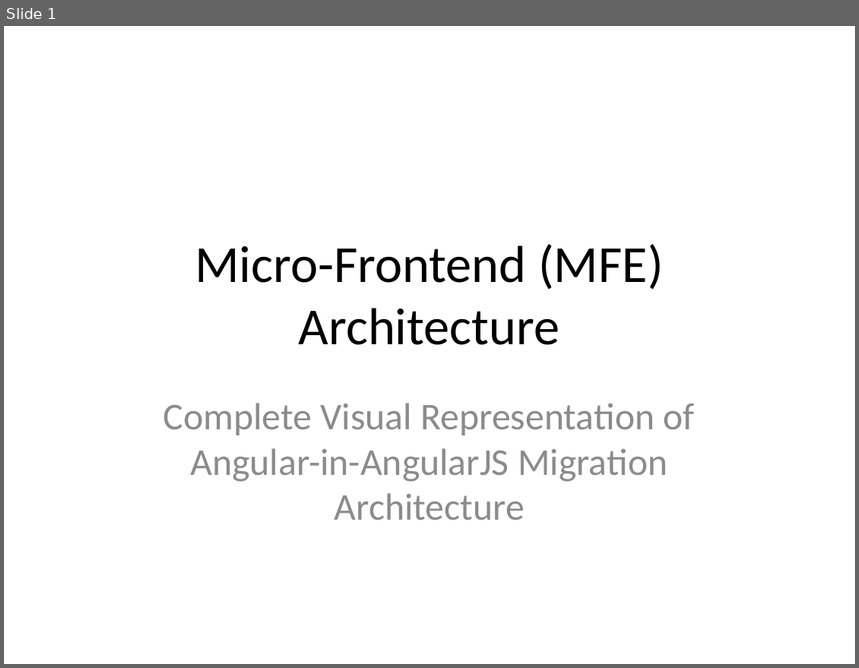
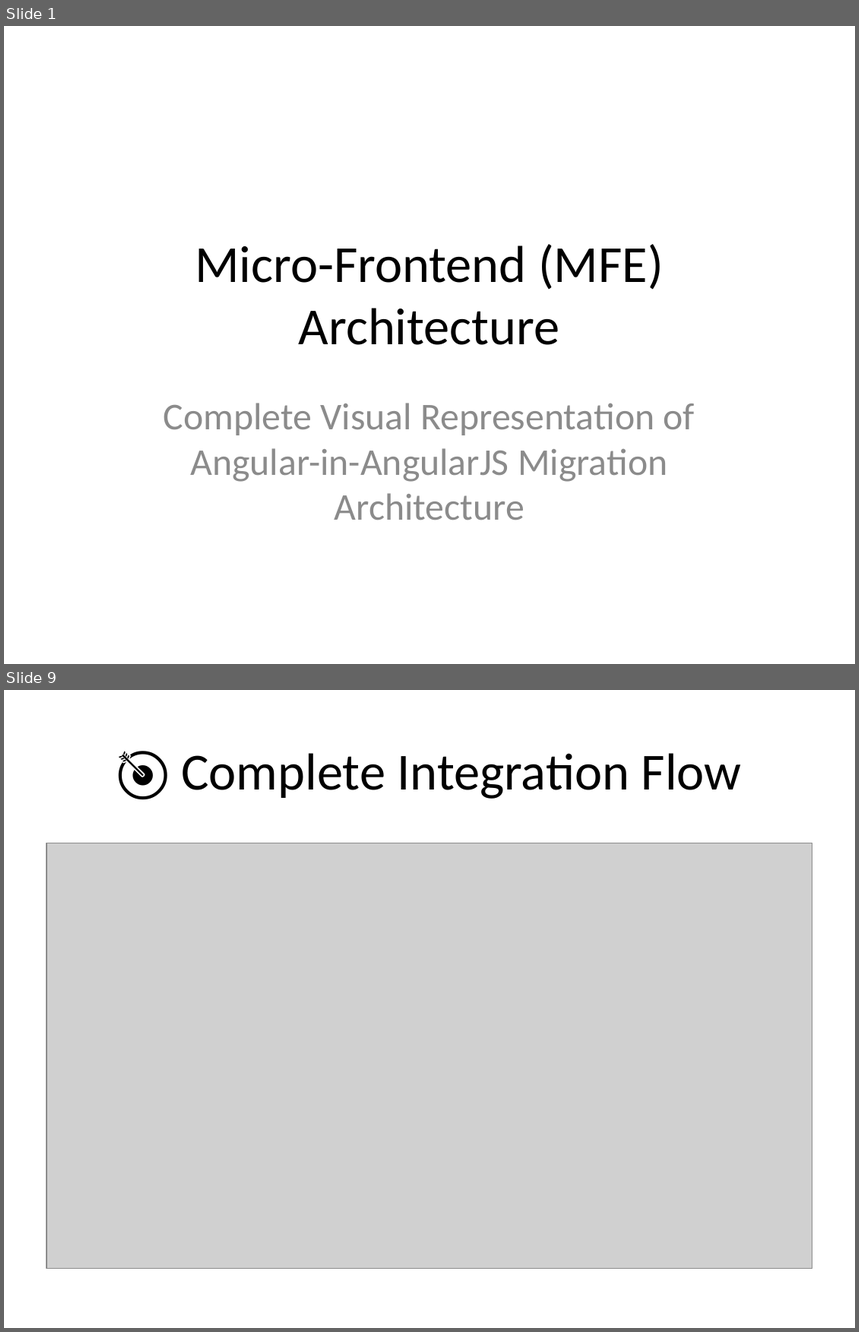
Before and after one commit to mainul-islam-faruqi/migration-from-Angularjs-to-angular, a slide deck: MFE_Architecture_Diagram.pptx. Shown one above the other, each under a label of ours: slide 1 before the commit, slides 1 and 9 after it; the slides between them are not shown. The pictures are 859x668 and 859x1332 pixels, drawn with LibreOffice and Linux fonts; fonts in the diff are those of the drawing; grey boxes stand for pictures. Boxes give left, top, right and bottom in pixels: in the first picture for what was removed or moved away, otherwise in the second. Text is boxed around its words. In the diff, an @@ line names an element or a change of style, - is before the commit and + after.

```diff
--- a/MFE_Architecture_Diagram.pptx
+++ b/MFE_Architecture_Diagram.pptx
@@ slide 9 added at bbox=[4, 690, 855, 1328], background #FFFFFF @@
@@ title added at bbox=[181, 753, 742, 799], 44 pt, text #000000 @@
+🎯 Complete Integration Flow
@@ picture added at bbox=[47, 844, 813, 1269] @@
```
Also in this commit, not shown: 12 other slides added, 12 slides removed, 7 other files.
